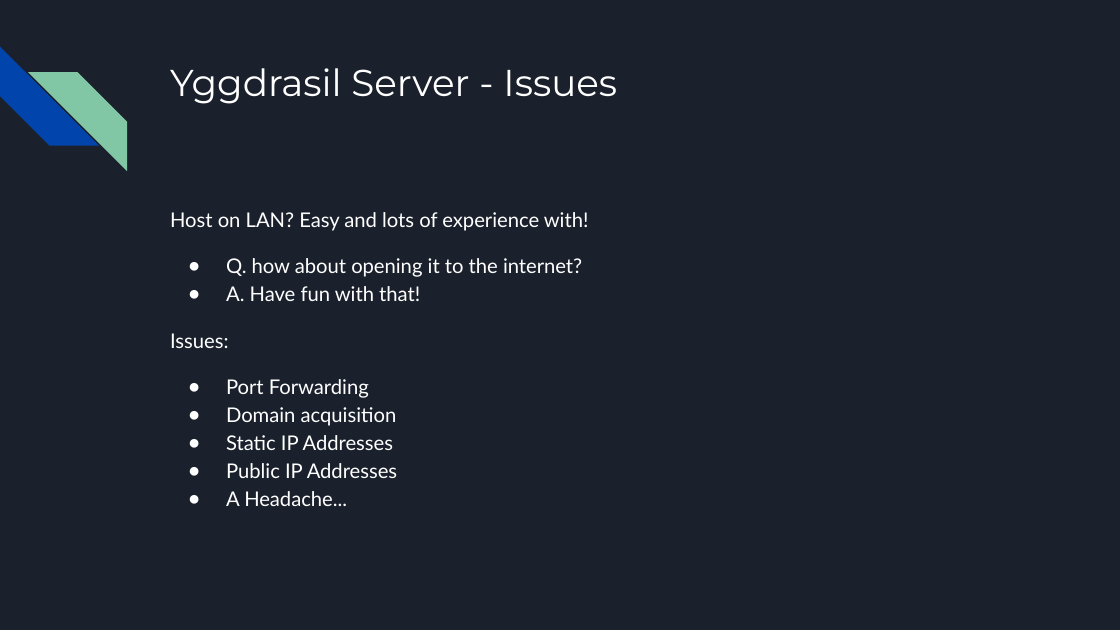
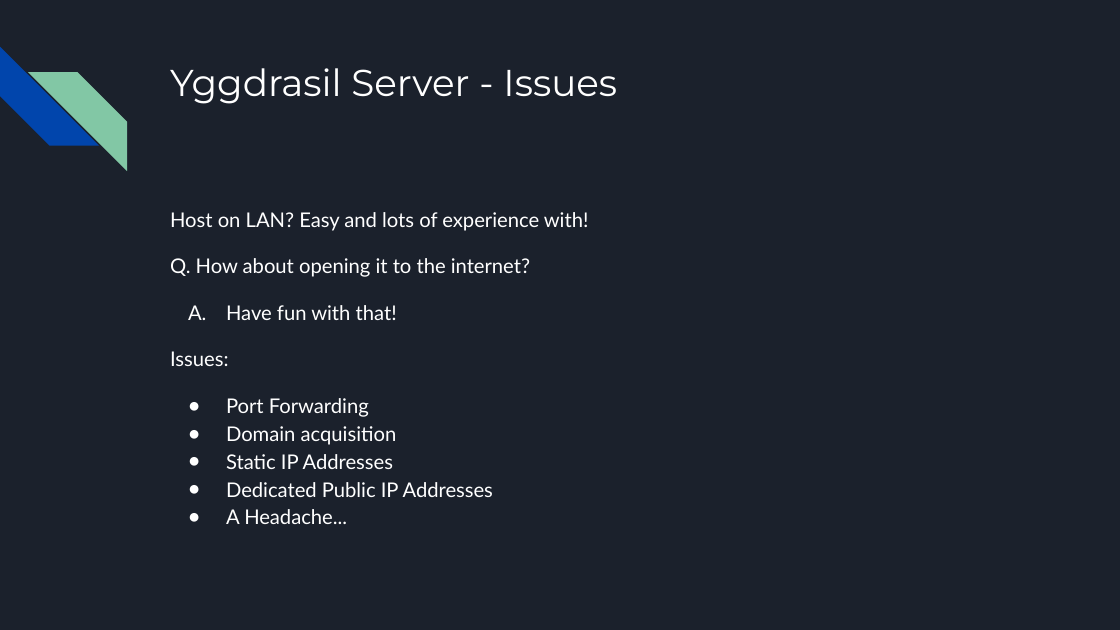
Before and after one commit to Shuruni/YggFinance, a slide deck: slide 13 of documentation/Update- YggFinance.pptx (slide 7 before the commit). Drawn at 1120x630 pixels with LibreOffice and Linux fonts; fonts in the diff are those of the drawing. Boxes give left, top, right and bottom in pixels: in the first picture for what was removed or moved away, otherwise in the second. Text is boxed around its words. In the diff, an @@ line names an element or a change of style, - is before the commit and + after.

```diff
--- a/documentation/Update- YggFinance.pptx
+++ b/documentation/Update- YggFinance.pptx
@@ text at box(170, 258, 530, 320): text changed @@
-● Q. how about opening it to the internet?
-● A. Have fun with that!
+Q. How about opening it to the internet?
+A. Have fun with that!
@@ text at box(226, 482, 493, 497): text changed @@
-● Public IP Addresses
+● Dedicated Public IP Addresses
```
Also in this commit, not shown: 7 other slides changed, 2 slides added, 1 other file.
